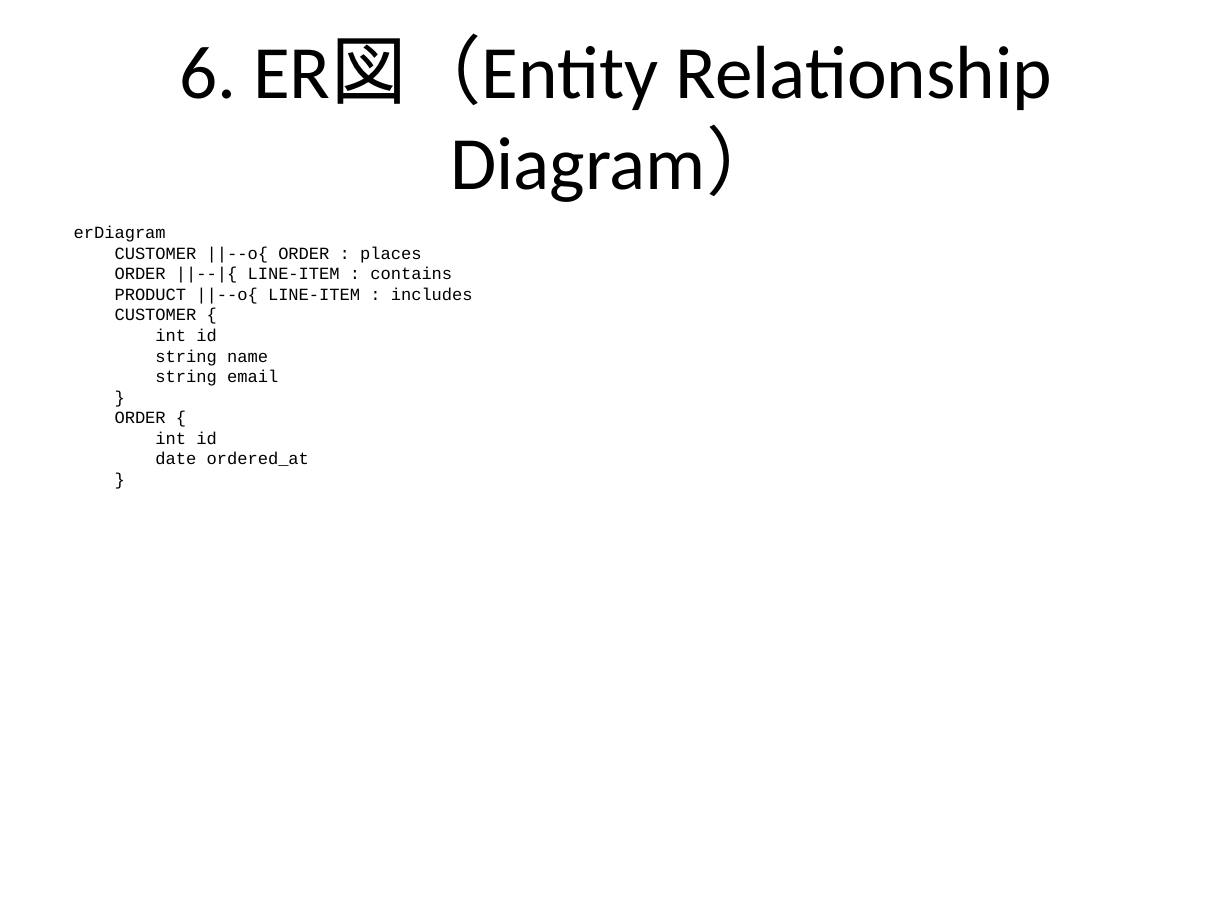
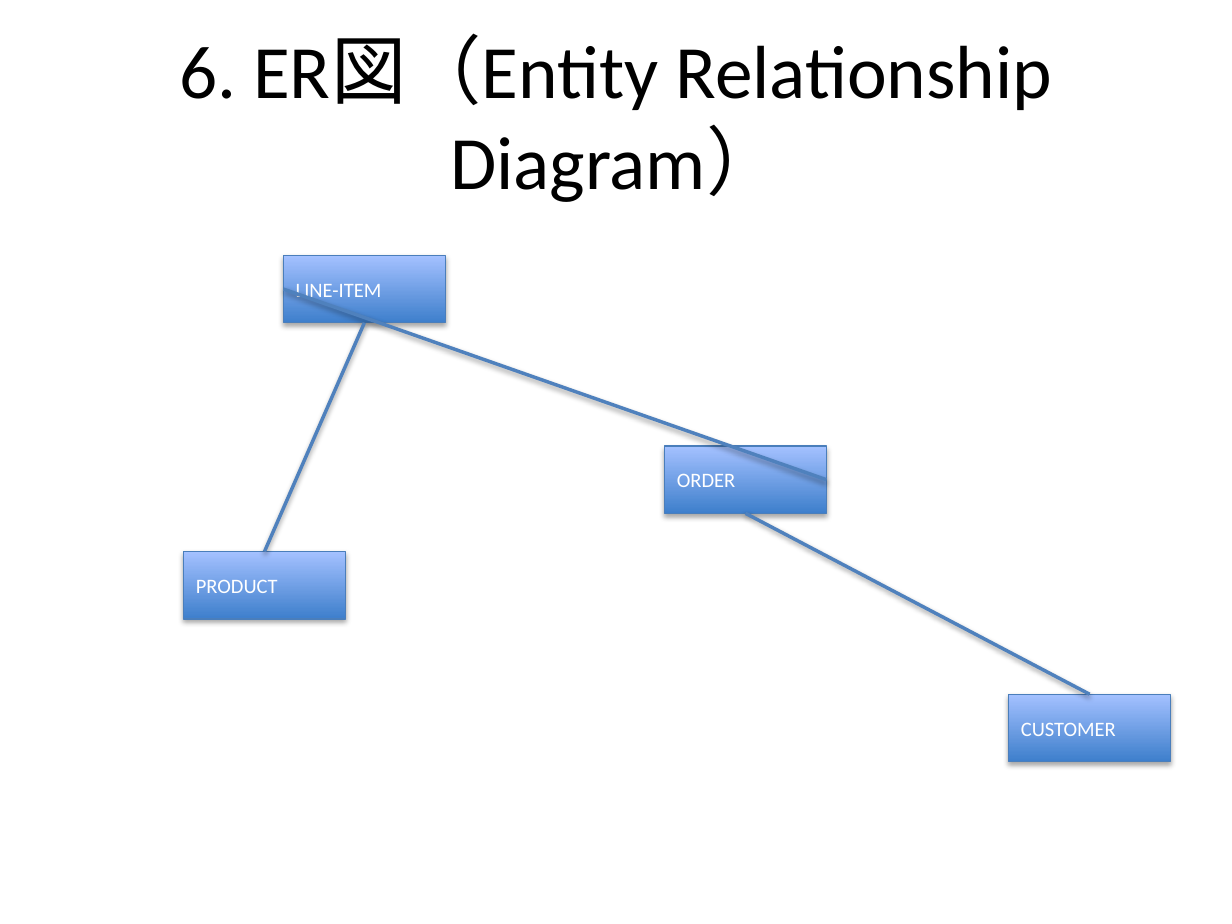
Before and after one commit to notfolder/qmd_to_pptx, a slide deck: slide 18 of demo_full.pptx. Drawn at 1232x924 pixels with LibreOffice and Linux fonts; fonts in the diff are those of the drawing. Boxes give left, top, right and bottom in pixels: in the first picture for what was removed or moved away, otherwise in the second. Text is boxed around its words. In the diff, an @@ line names an element or a change of style, - is before the commit and + after.

```diff
--- a/demo_full.pptx
+++ b/demo_full.pptx
@@ text removed at (x1=74, y1=225, x2=473, y2=466) @@
-erDiagram
-CUSTOMER ||--o{ ORDER : places
-ORDER ||--|{ LINE-ITEM : contains
-PRODUCT ||--o{ LINE-ITEM : includes
-CUSTOMER {
-int id
-string name
-string email
-}
-ORDER {
-int id
-date ordered_at
-}
@@ rectangle added at (x1=283, y1=255, x2=445, y2=323), fill gradient #3F80CE to #A4C4FF, outline #4B7EBC 0.75 pt, 12 pt, text #FFFFFF @@
+LINE-ITEM
@@ line added from (827, 479) to (283, 290), #4F81BD 2 pt @@
@@ line added from (265, 552) to (365, 323), #4F81BD 2 pt @@
@@ rectangle added at (x1=665, y1=446, x2=827, y2=514), fill gradient #3F80CE to #A4C4FF, outline #4B7EBC 0.75 pt, 12 pt, text #FFFFFF @@
+ORDER
@@ line added from (1089, 694) to (745, 514), #4F81BD 2 pt @@
@@ rectangle added at (x1=184, y1=552, x2=345, y2=620), fill gradient #3F80CE to #A4C4FF, outline #4B7EBC 0.75 pt, 12 pt, text #FFFFFF @@
+PRODUCT
@@ rectangle added at (x1=1009, y1=694, x2=1170, y2=761), fill gradient #3F80CE to #A4C4FF, outline #4B7EBC 0.75 pt, 12 pt, text #FFFFFF @@
+CUSTOMER
```
Also in this commit, not shown: 3 other slides changed, 1 other file.
